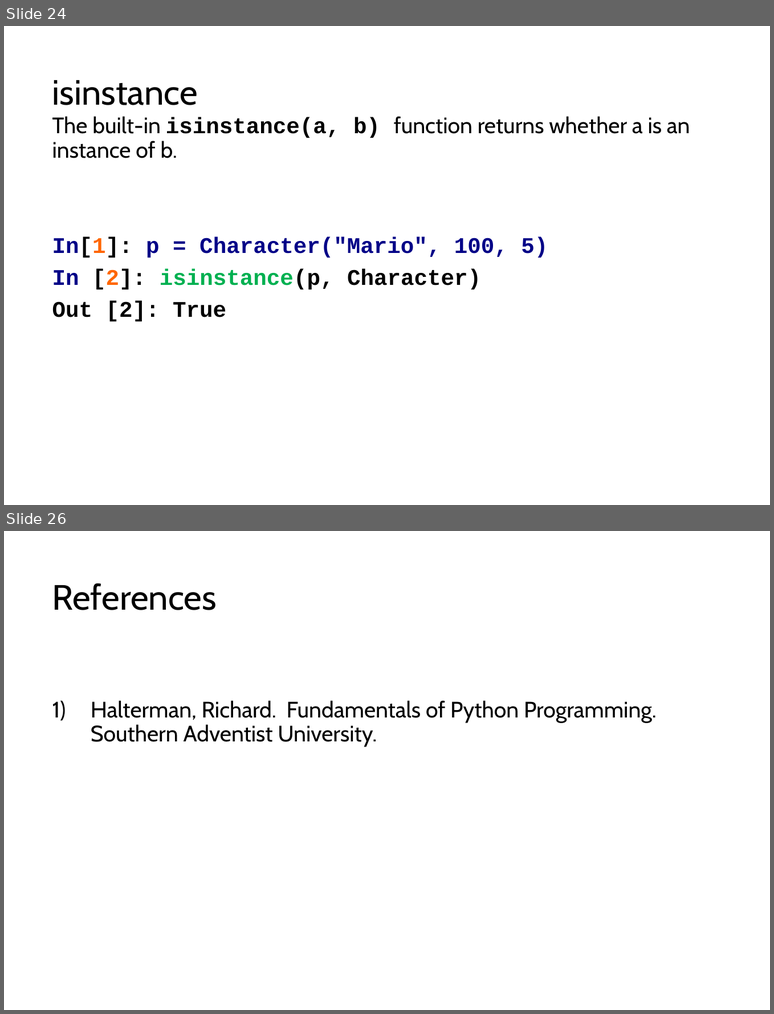
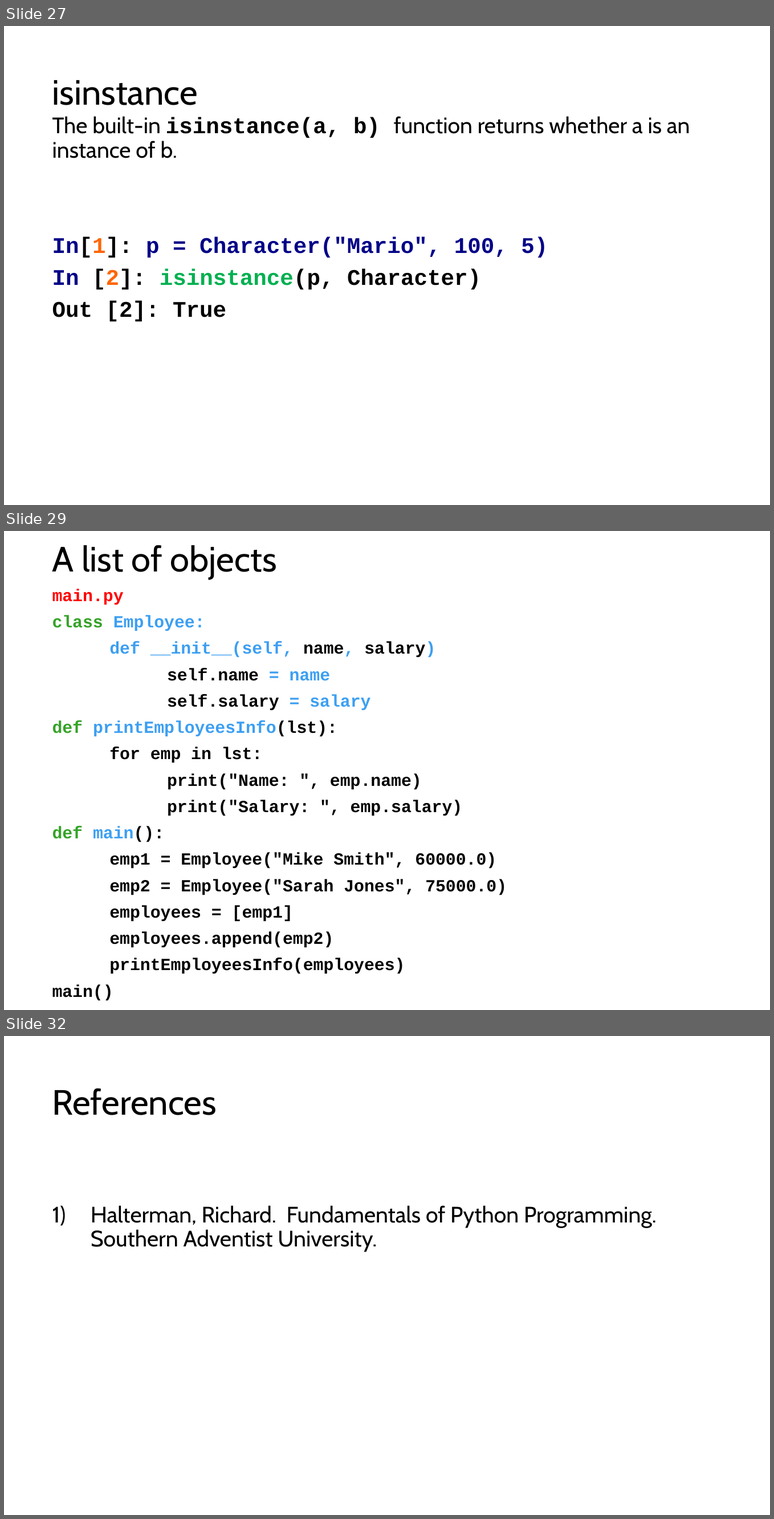
Before and after one commit to LongBaoNguyen/longbaonguyen.github.io, a slide deck: courses/apcsp/lect9.pptx. Shown one above the other, each under a label of ours: slides 24 and 26 before the commit, slides 27, 29 and 32 after it; the slides between them are not shown. The pictures are 774x1014 and 774x1519 pixels, drawn with LibreOffice and Linux fonts; fonts in the diff are those of the drawing. Boxes give left, top, right and bottom in pixels: in the first picture for what was removed or moved away, otherwise in the second. Text is boxed around its words. In the diff, an @@ line names an element or a change of style, - is before the commit and + after.

```diff
--- a/courses/apcsp/lect9.pptx
+++ b/courses/apcsp/lect9.pptx
@@ slide 29 added at box(4, 531, 770, 1010), background #FFFFFF @@
@@ title added at box(52, 545, 277, 579), 33 pt, text #000000 @@
+A list of objects
@@ text added at box(52, 589, 507, 1001), 16 pt, text #000000, bold @@
+main.py
+class Employee:
+def __init__(self, name, salary)
+self.name = name
+self.salary = salary
+def printEmployeesInfo(lst):
+for emp in lst:
+print("Name: ", emp.name)
+print("Salary: ", emp.salary)
+def main():
+emp1 = Employee("Mike Smith", 60000.0)
+emp2 = Employee("Sarah Jones", 75000.0)
+employees = [emp1]
+employees.append(emp2)
+printEmployeesInfo(employees)
+main()
@@ what was slide 24 is now slide 27 @@
@@ what was slide 26 is now slide 32 @@
```
Also in this commit, not shown: 5 slides changed, 5 other slides added, 6 other files.
